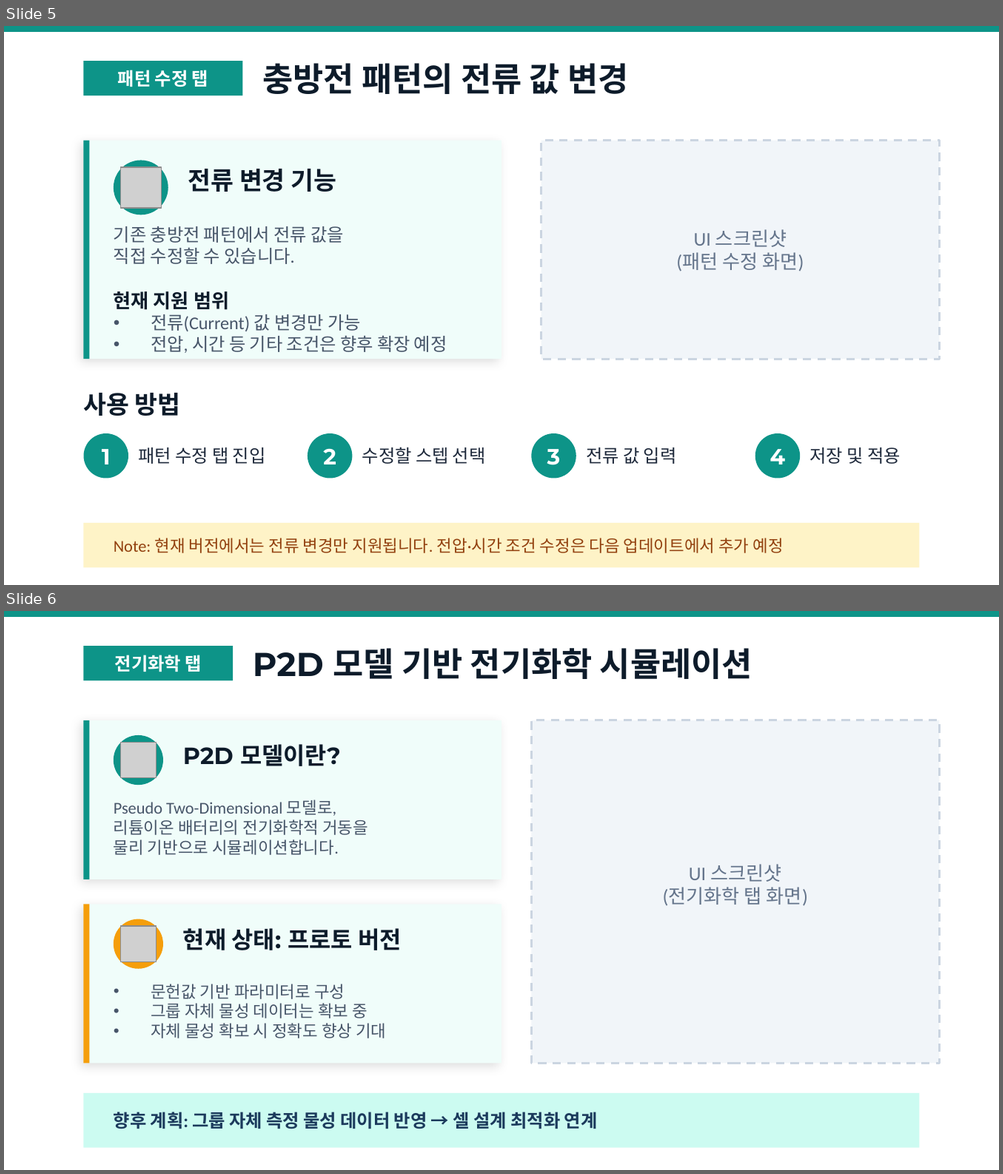
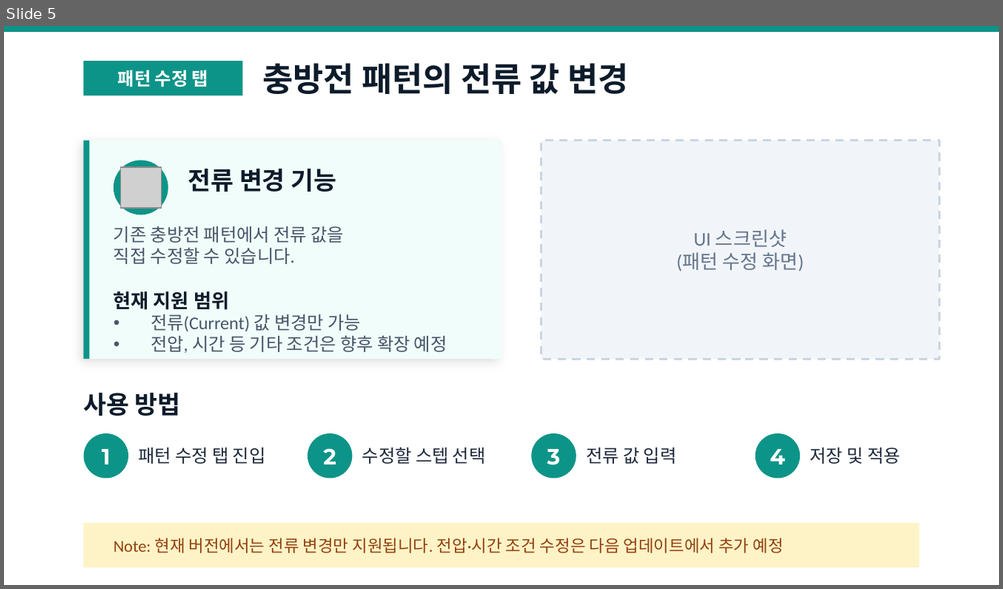
Before and after one commit to Breezyryu/BDT_dev, a slide deck: docs/battery_tool_update.pptx. Shown one above the other, each under a label of ours: slides 5 and 6 before the commit, slide 5 after it. The pictures are 1003x1174 and 1003x589 pixels, drawn with LibreOffice and Linux fonts; fonts in the diff are those of the drawing; grey boxes stand for pictures. Boxes give left, top, right and bottom in pixels: in the first picture for what was removed or moved away, otherwise in the second. Text is boxed around its words. In the diff, an @@ line names an element or a change of style, - is before the commit and + after.

```diff
--- a/docs/battery_tool_update.pptx
+++ b/docs/battery_tool_update.pptx
@@ slide 6 removed at (4,611,999,1170), background #FFFFFF @@
@@ rectangle removed at (4,611,999,617) @@
@@ rectangle removed at (84,646,233,681) @@
@@ text removed at (115,655,202,672) @@
-전기화학 탭
@@ text removed at (253,648,752,679) @@
-P2D 모델 기반 전기화학 시뮬레이션
@@ rectangle removed at (84,721,501,880) @@
@@ rectangle removed at (84,721,90,880) @@
@@ rectangle removed at (531,721,939,1064) @@
@@ ellipse removed at (114,735,163,785) @@
@@ picture removed at (120,742,156,778) @@
@@ text removed at (183,744,341,766) @@
-P2D 모델이란?
@@ text removed at (114,800,368,855) @@
-Pseudo Two-Dimensional 모델로,
-리튬이온 배터리의 전기화학적 거동을
-물리 기반으로 시뮬레이션합니다.
@@ text removed at (663,864,808,906) @@
-UI 스크린샷
-(전기화학 탭 화면)
@@ rectangle removed at (84,904,501,1064) @@
@@ rectangle removed at (84,904,90,1064) @@
@@ ellipse removed at (114,920,163,969) @@
@@ picture removed at (120,926,156,962) @@
@@ text removed at (183,928,401,951) @@
-현재 상태: 프로토 버전
@@ text removed at (151,984,386,1039) @@
-• 문헌값 기반 파라미터로 구성
-• 그룹 자체 물성 데이터는 확보 중
-• 자체 물성 확보 시 정확도 향상 기대
@@ rectangle removed at (84,1093,919,1148) @@
@@ text removed at (114,1112,597,1129) @@
-향후 계획: 그룹 자체 측정 물성 데이터 반영 → 셀 설계 최적화 연계
```
Also in this commit, not shown: 1 slide changed, 2 slides added.
